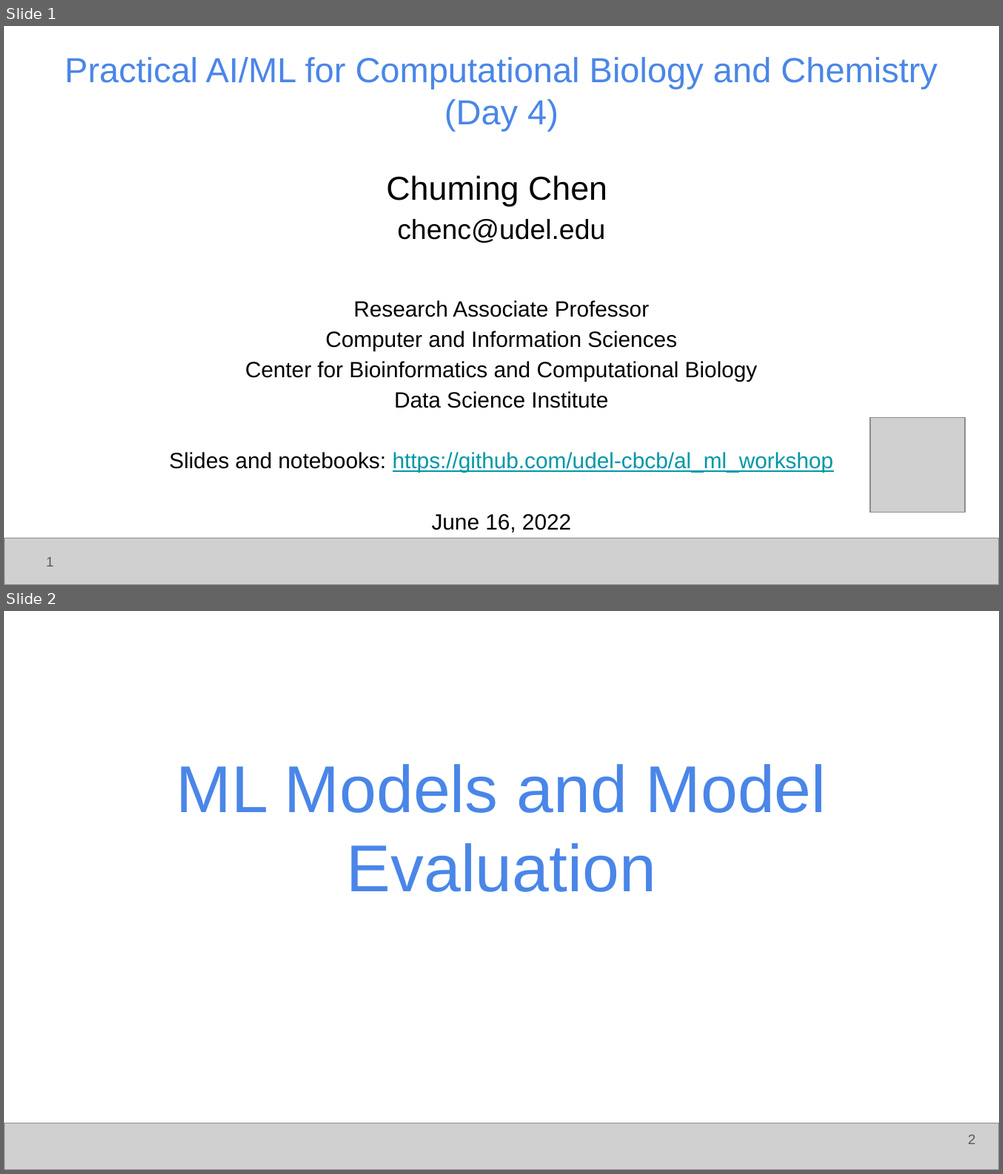
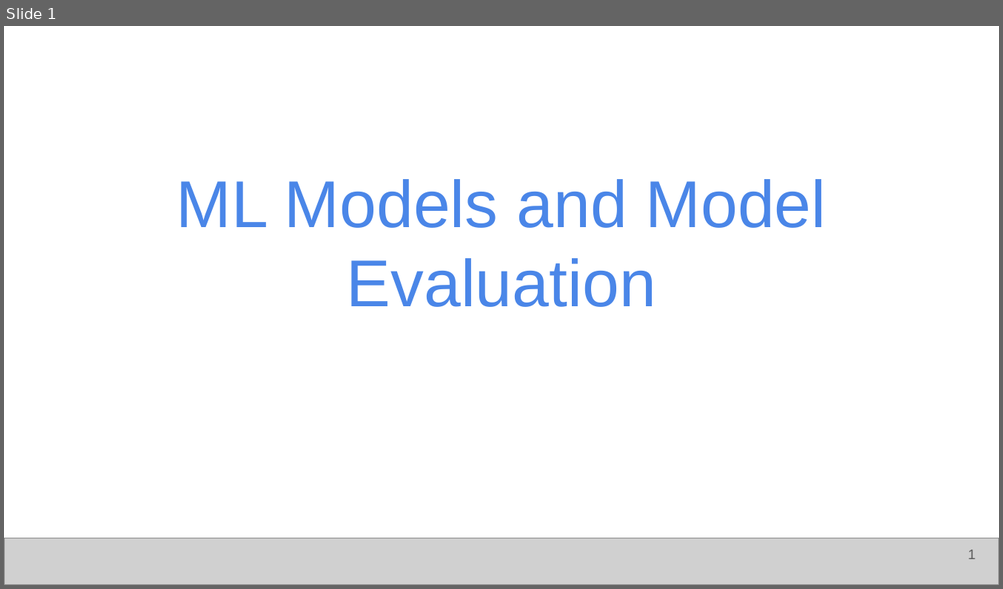
Before and after one commit to udel-cbcb/NIGMS-Sandbox-UD, a slide deck: Submodule_4/Lectures/Submodule_4_Lecture_1_ML_Models_and_Model_Evaluation.pptx. Shown one above the other, each under a label of ours: slides 1 and 2 before the commit, slide 1 after it. The pictures are 1003x1174 and 1003x589 pixels, drawn with LibreOffice and Linux fonts; fonts in the diff are those of the drawing; grey boxes stand for pictures. Boxes give left, top, right and bottom in pixels: in the first picture for what was removed or moved away, otherwise in the second. Text is boxed around its words. In the diff, an @@ line names an element or a change of style, - is before the commit and + after.

```diff
--- a/Submodule_4/Lectures/Submodule_4_Lecture_1_ML_Models_and_Model_Evaluation.pptx
+++ b/Submodule_4/Lectures/Submodule_4_Lecture_1_ML_Models_and_Model_Evaluation.pptx
@@ slide 1 removed at (4, 26, 999, 585), background #FFFFFF @@
@@ title removed at (65, 57, 937, 131) @@
-Practical AI/ML for Computational Biology and Chemistry
-(Day 4)
@@ text removed at (169, 175, 834, 533) @@
-Chuming Chen
-chenc@udel.edu
-Research Associate Professor
-Computer and Information Sciences
-Center for Bioinformatics and Computational Biology
-Data Science Institute
-Slides and notebooks: https://github.com/udel-cbcb/al_ml_workshop
-June 16, 2022
@@ picture removed at (871, 418, 965, 512) @@
@@ picture removed at (4, 538, 999, 585) @@
@@ page number removed at (46, 557, 54, 567) @@
-1
@@ what was slide 2 is now slide 1 @@
@@ page number at (967, 550, 975, 560): text changed @@
-2
+1
```
Also in this commit, not shown: 4 other files.
